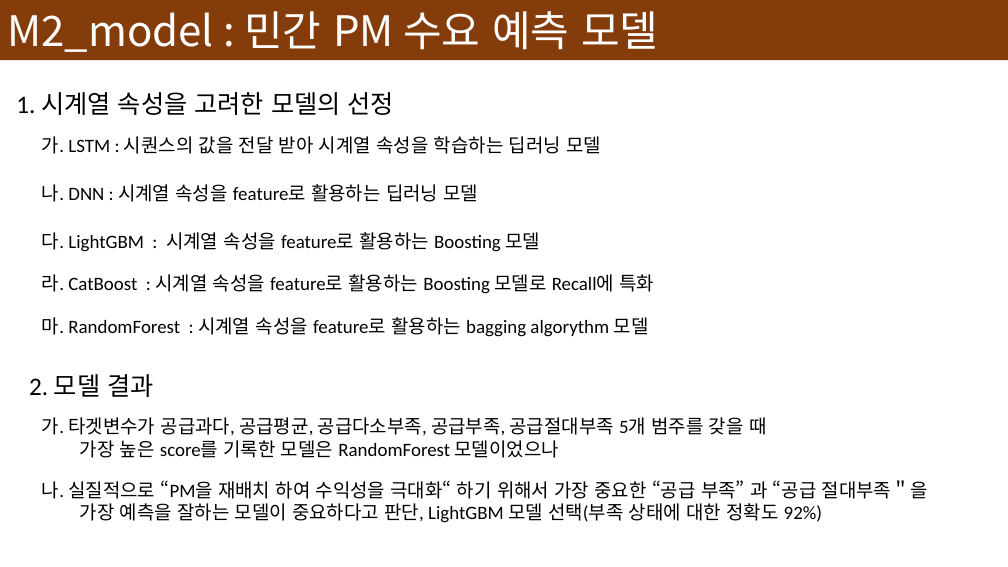
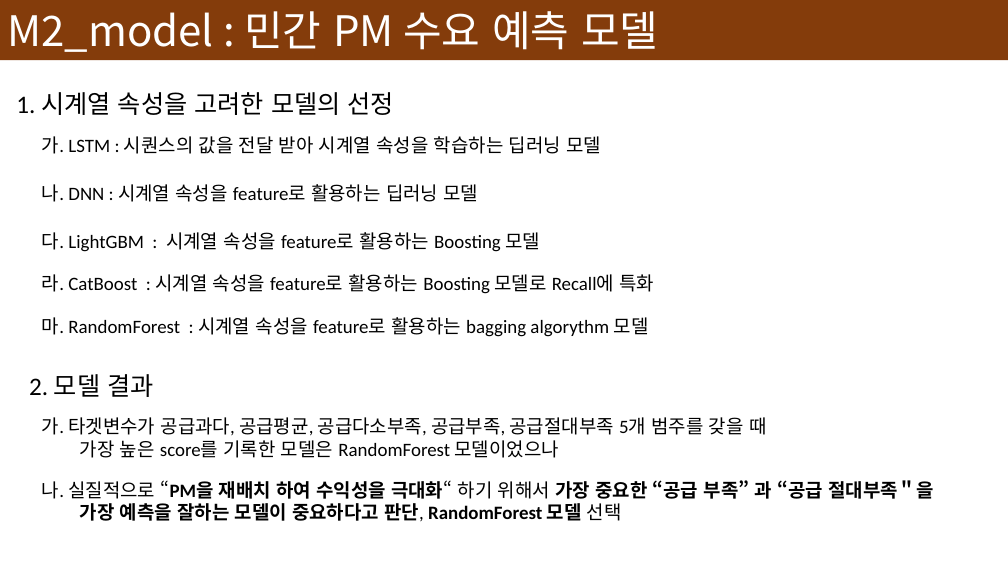
Before and after one commit to devna0111/FlowCast, a slide deck: slide 23 of presentation/Model 설명서.pptx. Drawn at 1008x567 pixels with LibreOffice and Linux fonts; fonts in the diff are those of the drawing. Boxes give left, top, right and bottom in pixels: in the first picture for what was removed or moved away, otherwise in the second. Text is boxed around its words. In the diff, an @@ line names an element or a change of style, - is before the commit and + after.

```diff
--- a/presentation/Model 설명서.pptx
+++ b/presentation/Model 설명서.pptx
@@ text at [42,480,934,499]: bold on in "“PM을 재배치 하여 수익성을 극대화“ 가장 중요한 ..." @@
@@ text at [80,503,622,521]: text changed; bold on @@
-가장 예측을 잘하는 모델이 중요하다고 판단, LightGBM 모델 선택(부족 상태에 대한 정확도 92%)
+가장 예측을 잘하는 모델이 중요하다고 판단, RandomForest 모델 선택
```
Also in this commit, not shown: 6 other slides changed, 12 slides added, 1 slide removed, 1 other file.
